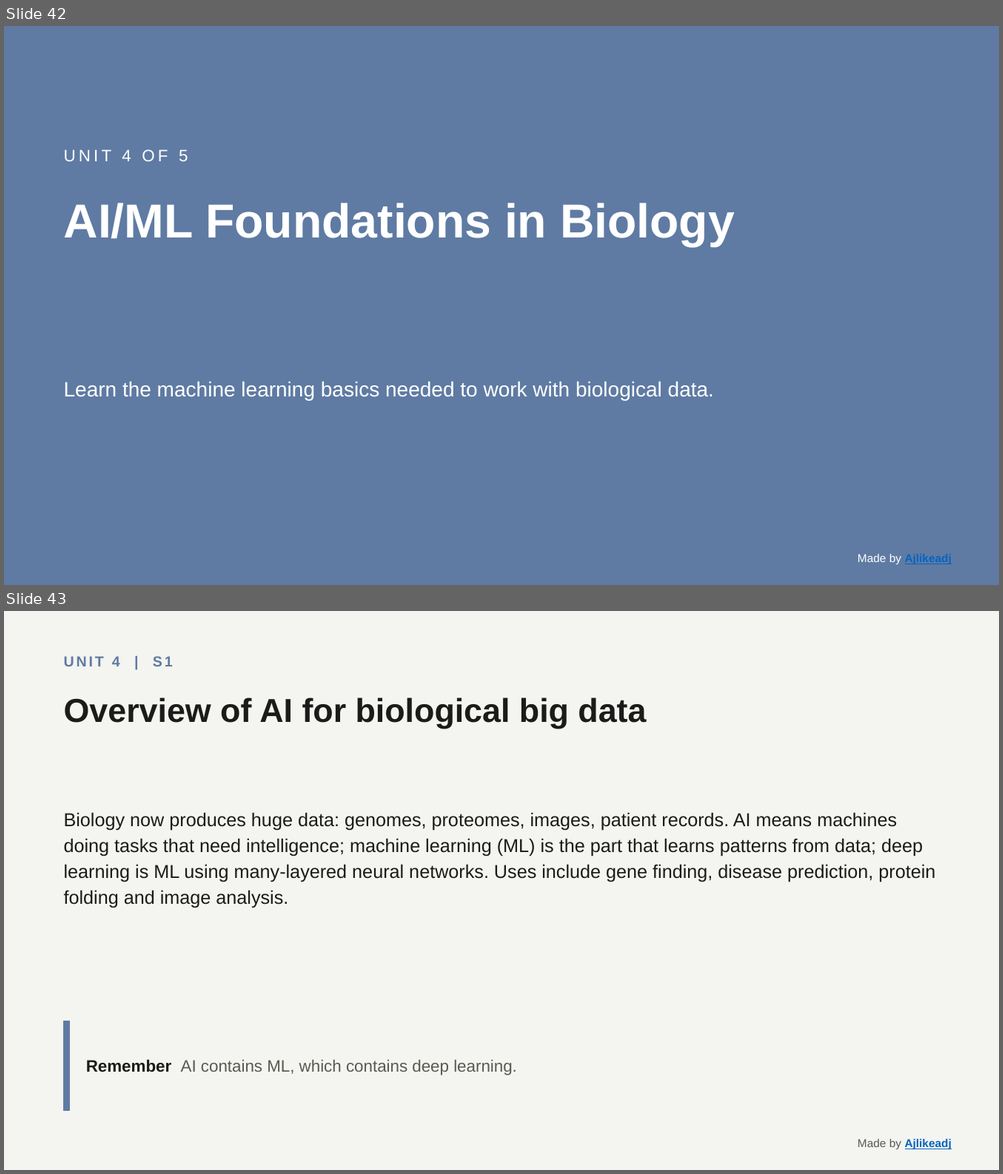
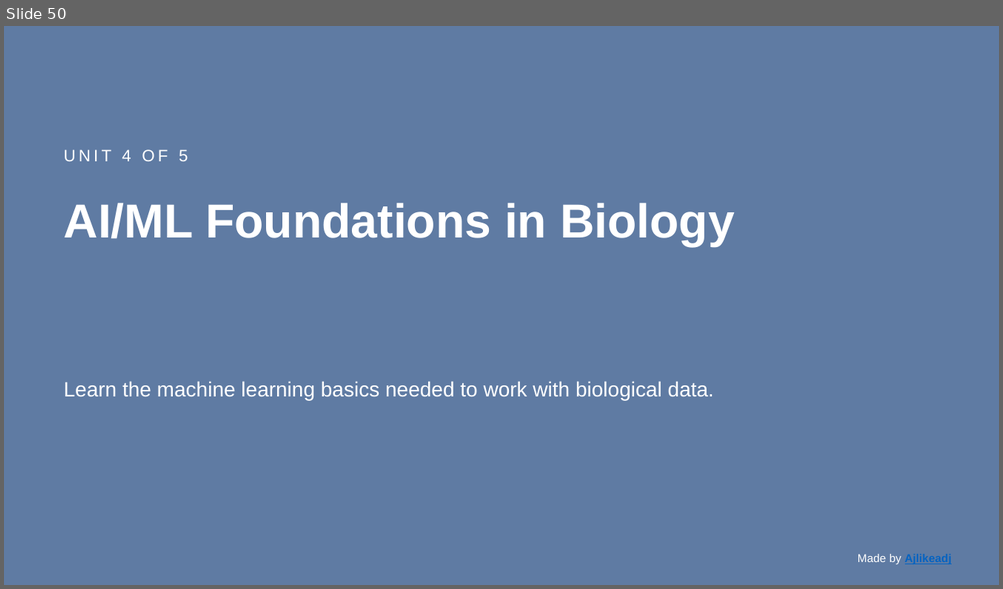
Before and after one commit to Ajlikeadj/Bio, a slide deck: CompBio-slides.pptx. Shown one above the other, each under a label of ours: slides 42 and 43 before the commit, slide 50 after it. The pictures are 1003x1174 and 1003x589 pixels, drawn with LibreOffice and Linux fonts; fonts in the diff are those of the drawing. Boxes give left, top, right and bottom in pixels: in the first picture for what was removed or moved away, otherwise in the second. Text is boxed around its words. In the diff, an @@ line names an element or a change of style, - is before the commit and + after.

```diff
--- a/CompBio-slides.pptx
+++ b/CompBio-slides.pptx
@@ slide 43 removed at <box>4,611,999,1170</box>, background #F4F4F0 @@
@@ text removed at <box>64,656,173,667</box> @@
-UNIT 4 | S1
@@ text removed at <box>64,698,646,729</box> @@
-Overview of AI for biological big data
@@ text removed at <box>64,812,935,908</box> @@
-Biology now produces huge data: genomes, proteomes, images, patient records. AI means machines doing tasks that need intelligence; machine learning (ML) is the part that learns patterns from data; deep learning is ML using many-layered neural networks. Uses include gene finding, disease prediction, protein folding and image analysis.
@@ rectangle removed at <box>64,1022,70,1111</box> @@
@@ text removed at <box>86,1059,517,1076</box> @@
-Remember AI contains ML, which contains deep learning.
@@ text removed at <box>857,1139,951,1150</box> @@
-Made by Ajlikeadj
@@ what was slide 42 is now slide 50 @@
```
Also in this commit, not shown: 1 slide changed, 68 slides added, 59 other slides removed, 10 other files.
